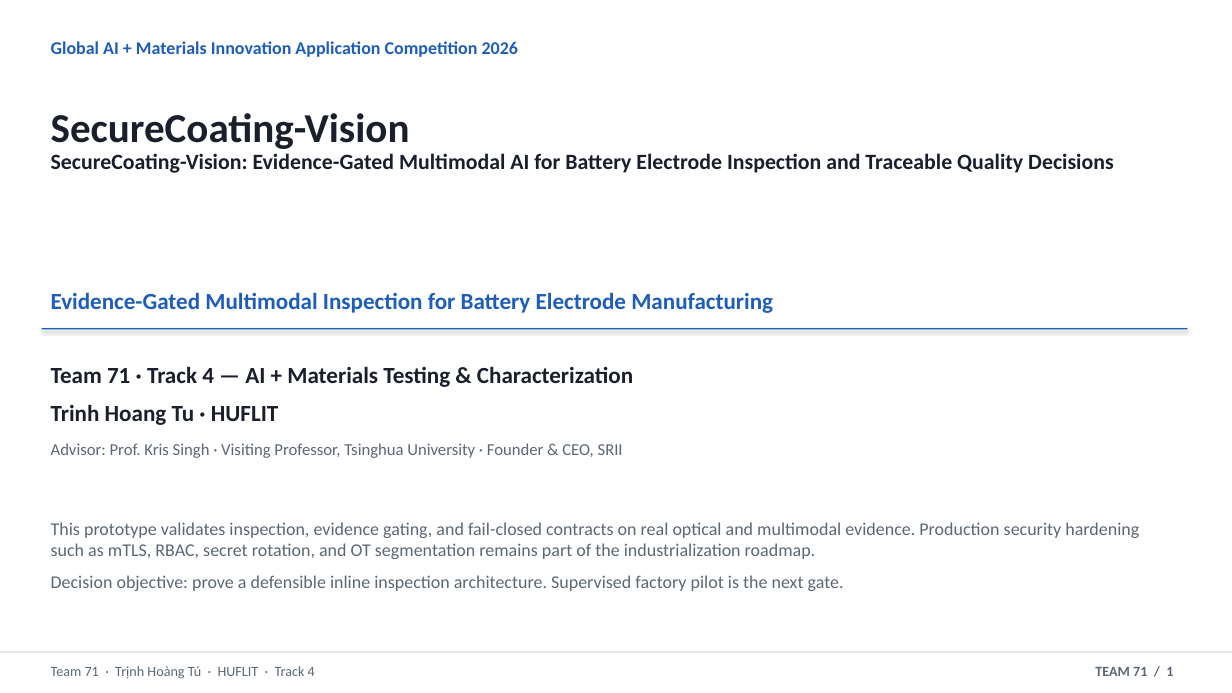
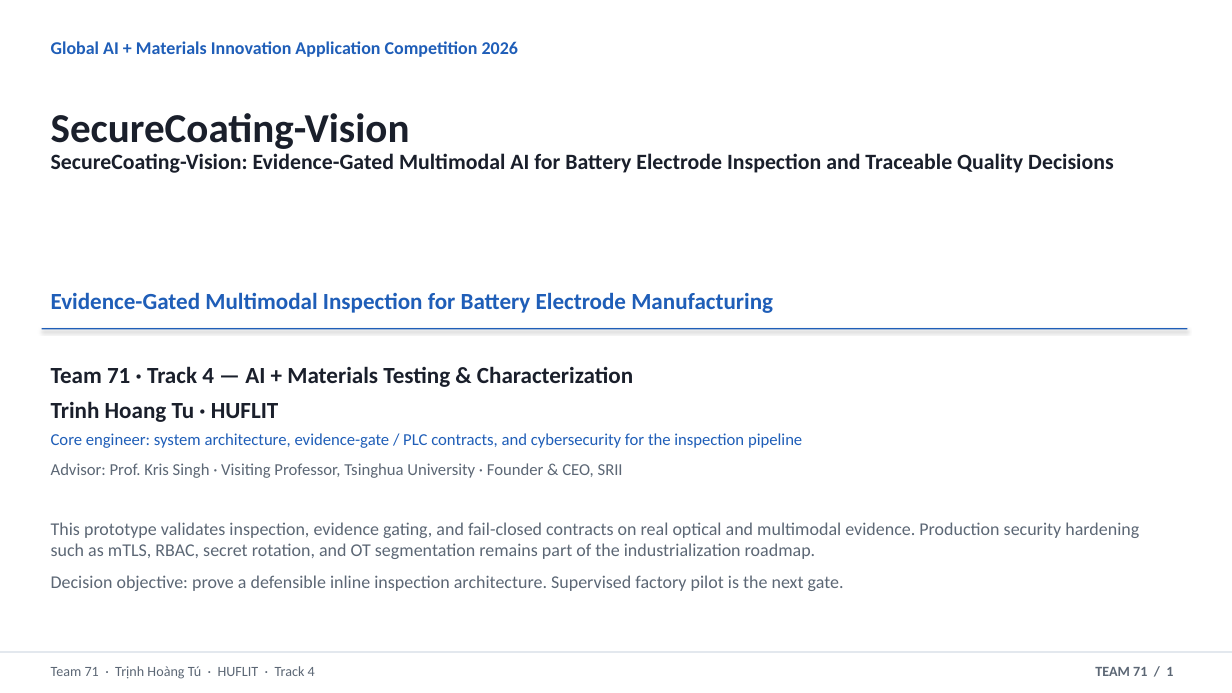
Before and after one commit to thtcsec/securecoating-vision, a slide deck: slide 1 of SecureCoating-Vision_Final_Defense_6min.pptx. Drawn at 1232x693 pixels with LibreOffice and Linux fonts; fonts in the diff are those of the drawing. Boxes give left, top, right and bottom in pixels: in the first picture for what was removed or moved away, otherwise in the second. Text is boxed around its words. In the diff, an @@ line names an element or a change of style, - is before the commit and + after.

```diff
--- a/SecureCoating-Vision_Final_Defense_6min.pptx
+++ b/SecureCoating-Vision_Final_Defense_6min.pptx
@@ text at [51, 366, 633, 422]: less space between paragraphs @@
@@ text at [51, 433, 802, 448]: paragraph added @@
+Core engineer: system architecture, evidence-gate / PLC contracts, and cybersecurity for the inspection pipeline
```
Also in this commit, not shown: 2 other slides changed, 3 other files.
